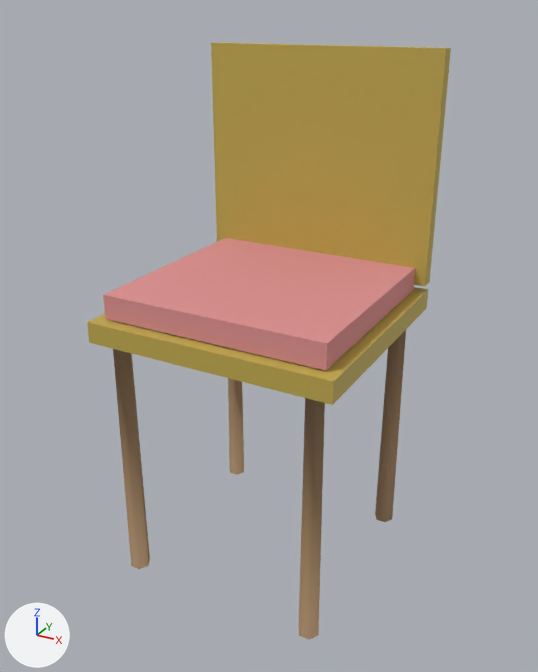
Renders of the glTF model public/models/chair.glb from each side of a commit.
Rendered twice from a 50 mm lens placed at (0.556, -1.005, 0.925), pointed at (0.007, -0.006, 0.425). The lights are fixed; the arrows at lower left show +X, +Y and +Z. The first picture is the older version. Vertices at exactly the same position are counted once.

In view in the first picture: 'back', 'cushion', 'leg1', 'leg2', 'leg3', 'leg4', 'seat'.
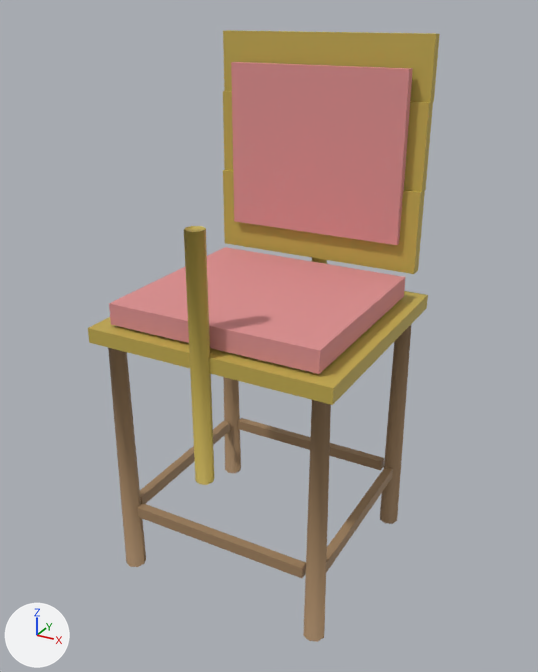
Where the change shows, as pixel boxes (x1, y1, x2, y2) in the pictures (538 x 672 px):
'back', deleted (yellow): before (211, 42, 451, 286)
'back_cushion', added (pink): after (231, 62, 413, 245)
'cushion', rescaled: before (103, 238, 415, 370); after (109, 247, 405, 374)
'seat', rescaled: before (87, 287, 428, 405); after (88, 291, 428, 405)
'back_upper', added (yellow): after (223, 30, 440, 103)
'back_lower', added: after (223, 170, 425, 274)
'seat_edges', added: after (184, 226, 327, 485)
'leg_fr', added (brown): after (303, 400, 331, 642)
'leg4', deleted (brown): before (299, 398, 325, 640)
'stretchers_fb', added: after (138, 418, 384, 578)
'leg_fl', added (brown): after (108, 348, 146, 567)
'leg3', deleted (brown): before (113, 349, 150, 569)
'leg2', deleted (brown): before (375, 330, 406, 522)
'leg_br', added (brown): after (380, 325, 411, 524)
'back_mid', added: after (223, 91, 433, 192)
'stretchers_lr', added: after (140, 421, 393, 572)
'leg_bl', added (brown): after (223, 377, 241, 473)
'leg1', deleted (brown): before (228, 378, 244, 475)

Edits to the bpy script that builds the scene:
```text
Change me_seat:
    remove me_seat.from_pydata(...)  # 8 vertices, 12 faces; spans x -0.21..0.21, y -0.2..0.2, z 0.442..0.477
    add me_seat.from_pydata(...)  # 8 vertices, 12 faces; spans x -0.21..0.21, y -0.2..0.2, z 0.442..0.468
    me_seat part 1: the whole mesh is scaled about its middle by (1, 1, 0.714), then moved by (0.0, 0.0, -0.005)
Change me_cushion:
    remove me_cushion.from_pydata(...)  # 8 vertices, 12 faces; spans x -0.19..0.19, y -0.18..0.18, z 0.48..0.52
    add me_cushion.from_pydata(...)  # 8 vertices, 12 faces; spans x -0.18..0.18, y -0.18..0.16, z 0.472..0.507
    me_cushion part 2: the whole mesh is scaled about its middle by (0.947, 0.944, 0.875), then moved by (0.0, -0.01, -0.01)
Remove ob_back:
    ob_back = bpy.data.objects.new('back', me_back)
Remove ob_leg1:
    ob_leg1 = bpy.data.objects.new('leg1', me_leg1)
Remove ob_leg2:
    ob_leg2 = bpy.data.objects.new('leg2', me_leg2)
Remove ob_leg3:
    ob_leg3 = bpy.data.objects.new('leg3', me_leg3)
Remove ob_leg4:
    ob_leg4 = bpy.data.objects.new('leg4', me_leg4)
Add ob_stretchers_lr:
    ob_stretchers_lr = bpy.data.objects.new('stretchers_lr', me_stretchers_lr)  # a box spanning x -0.188..-0.172, y -0.15..0.15, z 0.11..0.13; a box spanning x 0.172..0.188, y -0.15..0.15, z 0.11..0.13; in mat_stretchers_lr_mat (brown #a28360)
    ob_stretchers_lr.location = (0.0, 0.0, 0.0)
Add ob_stretchers_fb:
    ob_stretchers_fb = bpy.data.objects.new('stretchers_fb', me_stretchers_fb)  # a box spanning x -0.16..0.16, y 0.162..0.178, z 0.11..0.13; a box spanning x -0.16..0.16, y -0.178..-0.162, z 0.11..0.13; in mat_stretchers_fb_mat (brown #a28360)
    ob_stretchers_fb.location = (0.0, 0.0, 0.0)
Add ob_leg_fr:
    ob_leg_fr = bpy.data.objects.new('leg_fr', me_leg_fr)  # an 8-sided cut cone along z (radius 0.018 at the low end, 0.014 at the high end) spanning x 0.162..0.198, y -0.188..-0.152, z 0.0..0.44; in mat_leg4_mat (brown #a28360)
    ob_leg_fr.location = (0.0, 0.0, 0.0)
Add ob_leg_fl:
    ob_leg_fl = bpy.data.objects.new('leg_fl', me_leg_fl)  # an 8-sided cut cone along z (radius 0.018 at the low end, 0.014 at the high end) spanning x -0.198..-0.162, y -0.188..-0.152, z 0.0..0.44; in mat_leg3_mat (brown #a28360)
    ob_leg_fl.location = (0.0, 0.0, 0.0)
Add ob_leg_br:
    ob_leg_br = bpy.data.objects.new('leg_br', me_leg_br)  # an 8-sided cut cone along z (radius 0.018 at the low end, 0.014 at the high end) spanning x 0.162..0.198, y 0.152..0.188, z 0.0..0.44; in mat_leg2_mat (brown #a28360)
    ob_leg_br.location = (0.0, 0.0, 0.0)
Add ob_leg_bl:
    ob_leg_bl = bpy.data.objects.new('leg_bl', me_leg_bl)  # an 8-sided cut cone along z (radius 0.018 at the low end, 0.014 at the high end) spanning x -0.198..-0.162, y 0.152..0.188, z 0.0..0.44; in mat_leg1_mat (brown #a28360)
    ob_leg_bl.location = (0.0, 0.0, 0.0)
Add ob_back_cushion:
    ob_back_cushion = bpy.data.objects.new('back_cushion', me_back_cushion)  # a box spanning x -0.16..0.16, y 0.162..0.178, z 0.56..0.84; in mat_back_cushion_mat (pink #dd9191)
    ob_back_cushion.location = (0.0, 0.0, 0.0)
Add ob_back_upper:
    ob_back_upper = bpy.data.objects.new('back_upper', me_back_upper)  # a box spanning x -0.19..0.19, y 0.186..0.204, z 0.79..0.89; in mat_back_upper_mat (yellow #c3ac4f)
    ob_back_upper.location = (0.0, 0.0, 0.0)
Add ob_back_mid:
    ob_back_mid = bpy.data.objects.new('back_mid', me_back_mid)  # a box spanning x -0.19..0.19, y 0.18..0.2, z 0.65..0.79; in mat_back_mid_mat (yellow #c3ac4f)
    ob_back_mid.location = (0.0, 0.0, 0.0)
Add ob_back_lower:
    ob_back_lower = bpy.data.objects.new('back_lower', me_back_lower)  # a box spanning x -0.19..0.19, y 0.174..0.196, z 0.51..0.65; in mat_back_lower_mat (yellow #c3ac4f)
    ob_back_lower.location = (0.0, 0.0, 0.0)
Add ob_seat_edges:
    ob_seat_edges = bpy.data.objects.new('seat_edges', me_seat_edges)  # an 8-sided cylinder along z spanning x -0.015..0.015, y -0.215..-0.185, z 0.255..0.655; an 8-sided cylinder along z spanning x -0.015..0.015, y 0.185..0.215, z 0.255..0.655; in mat_back_mat (yellow #c3ac4f)
    ob_seat_edges.location = (0.0, 0.0, 0.0)
```
